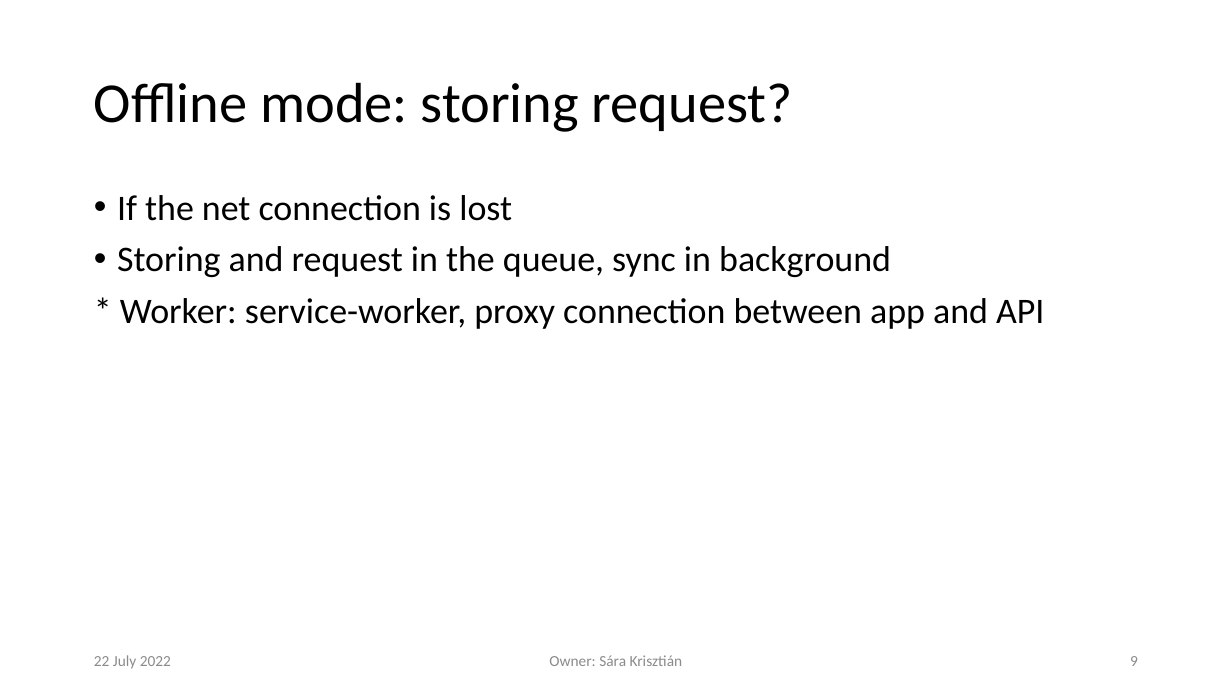
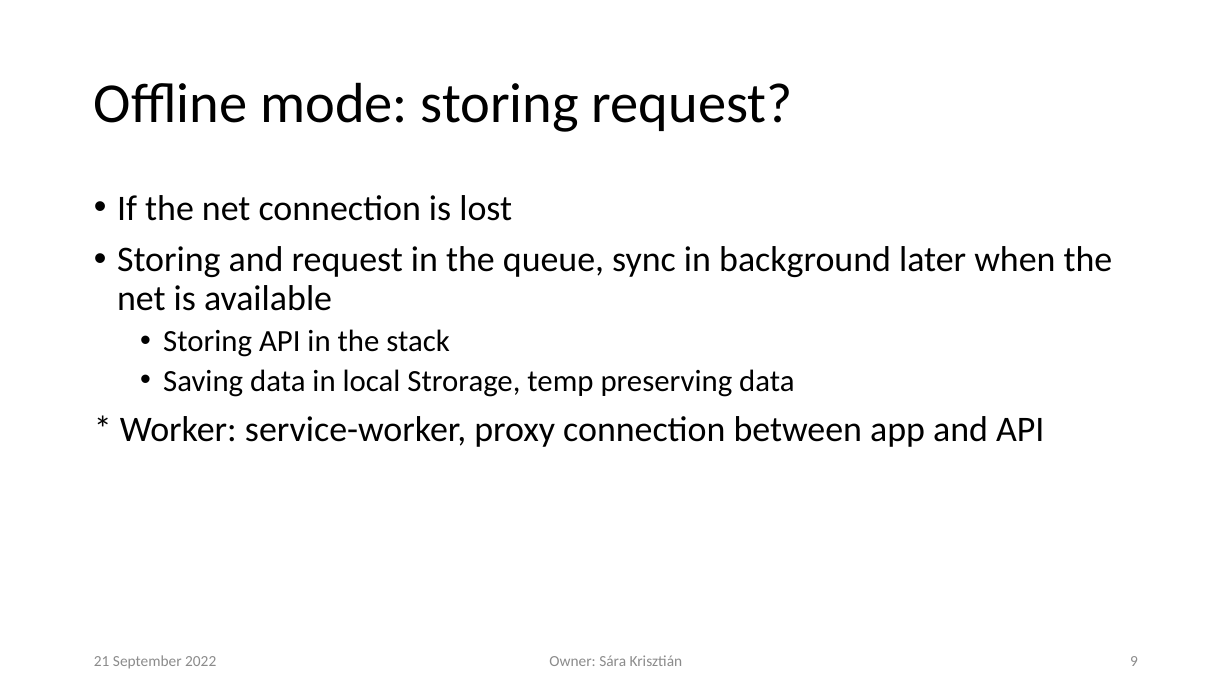
Before and after one commit to krisztian14testgit/ng-task-monitor, a slide deck: slide 9 of plan/TaskTracingApp.pptx. Drawn at 1232x693 pixels with LibreOffice and Linux fonts; fonts in the diff are those of the drawing; background and template pictures are left out. Boxes give left, top, right and bottom in pixels: in the first picture for what was removed or moved away, otherwise in the second. Text is boxed around its words. In the diff, an @@ line names an element or a change of style, - is before the commit and + after.

```diff
--- a/plan/TaskTracingApp.pptx
+++ b/plan/TaskTracingApp.pptx
@@ text at box(117, 246, 1113, 397): text changed @@
-• Storing and request in the queue, sync in background
+• Storing and request in the queue, sync in background later when the net is available
+  • Storing API in the stack
+  • Saving data in local Strorage, temp preserving data
@@ text at box(94, 655, 216, 669): text changed @@
-22 July 2022
+21 September 2022
```
Also in this commit, not shown: 8 other slides changed.
